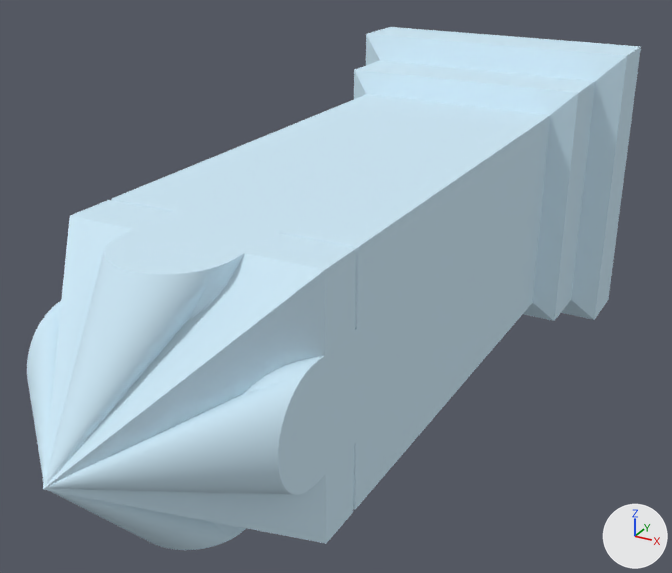
An edit to the FBX model Unity Project/Giroux-CAP6117-SANC - crown/Assets/Models/LOD Headstones/PA-473-F.fbx, drawn before and after from the same camera.
Rendered twice from a camera (50 mm lens) standing at (0.422, -1.254, 0.376) and looking at (-0.012, -0.464, -0.019). Arrows for +X, +Y and +Z are at lower right; the lights stay in place. The older version comes first. Objects named as collision shapes, trigger or cutter boxes, shadow casters or lower levels of detail are left out. Where no turn or scale is listed for an object, it has been applied to the vertices. Vertices at exactly the same position are counted once.

Names of what the first picture shows: 'PA-473-F_LOD0'.
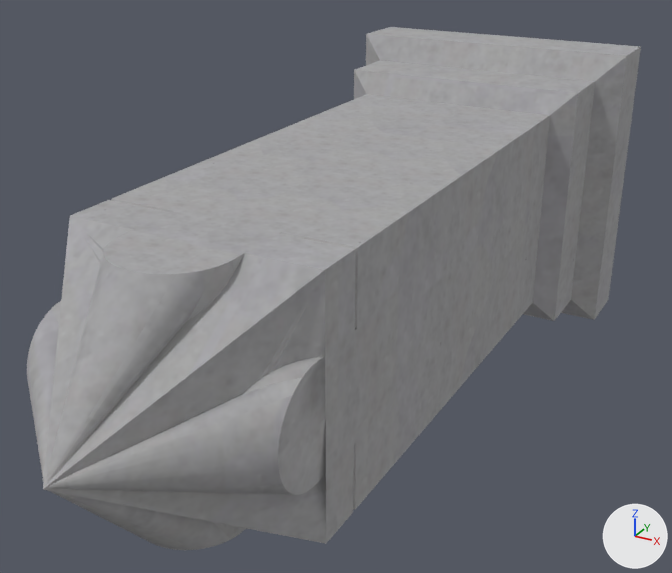
Where the change shows, as pixel boxes [x1, y1, x2, y2] in the pictures (672 x 573 px):
part 1 of me_mesh51, reshaped: before [27, 213, 326, 550]; after [27, 213, 355, 550]
part 2 of me_mesh51, recoloured (blue to grey): before [57, 27, 641, 543]; after [45, 27, 641, 543]

Patch to the scene script:
```diff
--- a/Unity Project/Giroux-CAP6117-SANC - crown/Assets/Models/LOD Headstones/PA-473-F.fbx.py
+++ b/Unity Project/Giroux-CAP6117-SANC - crown/Assets/Models/LOD Headstones/PA-473-F.fbx.py
@@ img_b_473_f_png @@
+img_b_473_f_png = load_image('B-473-F.png', '../../Materials/LOD Headstone Mats/B-473-F.png', 1024, 1024, 'sRGB')
@@ mat_0_615686_0_811765_0_929412_0_000000_0_127 @@
+mat_0_615686_0_811765_0_929412_0_000000_0_127 = principled_material('0.615686_0.811765_0.929412_0.000000_0.127')
+mat_0_615686_0_811765_0_929412_0_000000_0_127.texture = img_b_473_f_png
+mat_0_615686_0_811765_0_929412_0_000000_0_127.roughness = 0.859
@@ me_mesh51 @@
 # used by ob_pa_473_f_lod0; location = (0.0, 0.0, 0.0)
-me_mesh51.from_pydata(...)  # 17354 vertices, 34704 faces; spans x -0.178..0.178, y -0.894..0.0, z -0.178..0.178
+me_mesh51.from_pydata(...)  # 1576 vertices, 1734 faces; spans x -0.178..0.178, y -0.894..0.0, z -0.178..0.178
+# me_mesh51 part 1: 69 vertices moved within x -0.121..0.115, y -0.891..-0.74, z -0.121..0.121; 16124 vertices removed from x -0.121..0.121, y -0.891..-0.738, z -0.121..0.121; 346 vertices added at x -0.121..0.121, y -0.894..-0.722, z -0.121..0.121
+# me_mesh51 part 2: 280 faces spanning x -0.178..0.178, y -0.894..0.0, z -0.178..0.178 switch from mat_0_615686_0_811765_0_929412_0_000000_0_000000 (blue #cee9f7) to mat_0_615686_0_811765_0_929412_0_000000_0_127 (picture img_b_473_f_png)
```
